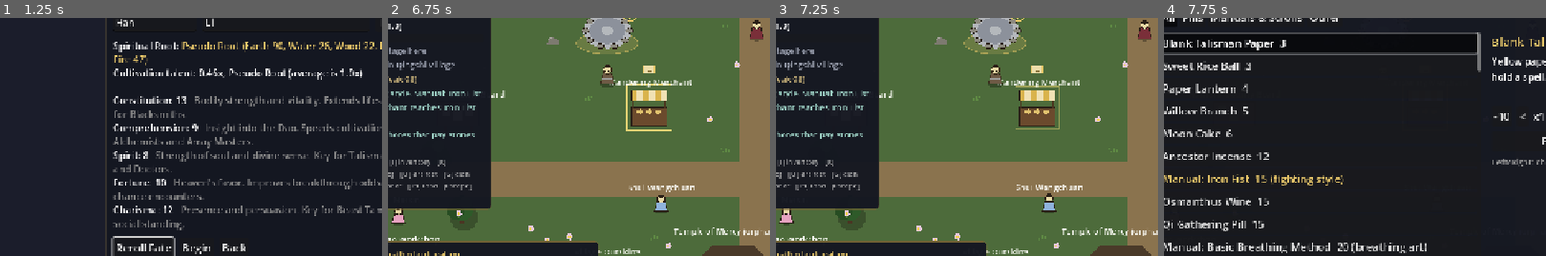
Above: before the commit, frames 1-4 (left to right).
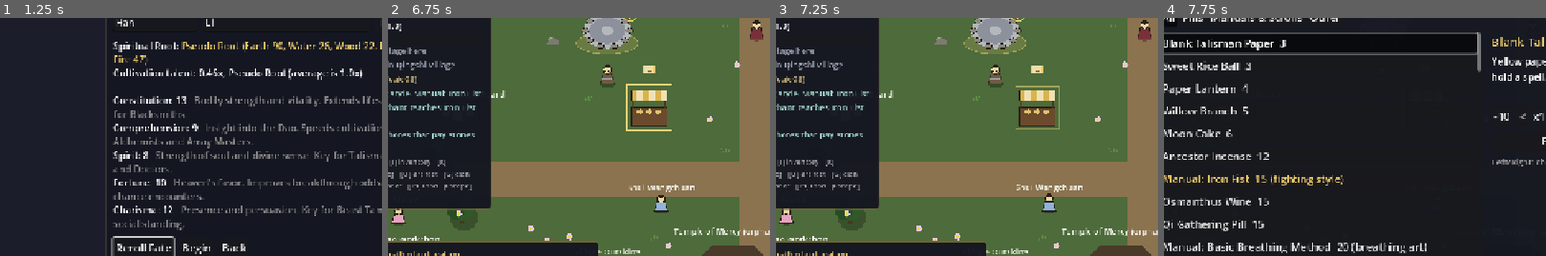
Above: after the commit, the same moments.

Repository: samridghimire/cultivation-game
Game: Godot game, scene res://src/ui/main_menu.tscn
Same seed, same stepped clock (60 frames per second), same inputs: the game is played once before the commit and once after it.
Inputs (mouse positions are % of the whole screen's width and height, from its top left):
- Up to frame 1 (1.25 s): click "New Game" at 0.5 s
- Up to frame 2 (6.75 s): click "Begin" at 1.25 s; click "Reach for it." at 2 s; click "Protect those who cannot prot…" at 2.75 s; click "What are you?" at 3.5 s; click "Why me?" at 4.25 s; click "What are you?" at 5 s; click "..." at 5.75 s; click "Set out." at 6.5 s
- Up to frame 3 (7.25 s): no input
- Up to frame 4 (7.75 s): tap Enter (ui_accept) at 7.25, 7.52 s; move the mouse to (72, 45) at 7.27 s; hold D (move_right) from 7.28 s (still down); hold E (interact) from 7.28 s (still down); click (72, 45) at 7.42 s
The pictures show only the part of the screen within x 14-64%, y 29-79%; the shares and areas given below are measured in that part.

Frame 1 is identical in both runs. In frame 2, 0.3% of the frame differs, in the area x 58-80%, y 26-30%; in frame 3, 0.3%; in frame 4, less than 0.1%.

Commit message:
[WU-176] The place label hides under the interact prompt
The current interact target no longer draws its own name label (the prompt names it). Interactable.label_visible(is_target, prompt_shown) is tested.

Follow-ups: none.

Co-Authored-By: Claude Sonnet 5.5 <noreply@anthropic.com>
Claude-Session: https://claude.ai/code/session_01Y41vPwqvbjHQYm6kZkKpkx

Diff:
--- a/src/world/interactables/interactable.gd
+++ b/src/world/interactables/interactable.gd
@@ -134,6 +134,13 @@
 		placed.append(rect)
 
 
+## The interact prompt already names the current target, so its own label is not drawn
+## (it sat under the player sprite and the prompt, WU-176). The HUD shows the prompt
+## whenever a target exists, so `highlighted` stands for both arguments.
+static func label_visible(is_target: bool, prompt_shown: bool) -> bool:
+	return not (is_target and prompt_shown)
+
+
 ## Shifts labels sideways so none sticks out past `bounds` (WU-160).
 static func clamp_labels(nodes: Array, bounds: Rect2, margin: float = 6.0) -> void:
 	for node: Interactable in nodes:
@@ -160,10 +167,11 @@
 	if highlighted:
 		var glow := 0.5 + 0.5 * sin(_pulse_time * 5.0)
 		draw_rect(Rect2(-size / 2.0, size).grow(6.0 + 2.0 * glow), Color(1.0, 0.9, 0.5, 0.45 + 0.4 * glow), false, 2.0)
-	var font := ThemeDB.fallback_font
-	var text := label_text()
-	var text_width := font.get_string_size(text, HORIZONTAL_ALIGNMENT_LEFT, -1, LABEL_FONT_SIZE).x
-	draw_string(font, Vector2(-text_width / 2.0, -size.y / 2.0 - 8.0) + label_offset, text, HORIZONTAL_ALIGNMENT_LEFT, -1, LABEL_FONT_SIZE, label_color())
+	if label_visible(highlighted, highlighted):
+		var font := ThemeDB.fallback_font
+		var text := label_text()
+		var text_width := font.get_string_size(text, HORIZONTAL_ALIGNMENT_LEFT, -1, LABEL_FONT_SIZE).x
+		draw_string(font, Vector2(-text_width / 2.0, -size.y / 2.0 - 8.0) + label_offset, text, HORIZONTAL_ALIGNMENT_LEFT, -1, LABEL_FONT_SIZE, label_color())
 	if anchor_id != "":
 		_draw_anchor_marker()
 
--- a/tests/unit/test_first_hour_labels.gd
+++ b/tests/unit/test_first_hour_labels.gd
@@ -117,3 +117,13 @@
 		Interactable.clamp_labels(nodes, bounds)
 		for n: Interactable in nodes:
 			assert_true(bounds.encloses(n.label_rect()), "%s: %s inside" % [region_id, n.display_name])
+
+
+func test_target_label_hidden_while_prompt_names_it() -> void:
+	assert_false(Interactable.label_visible(true, true))
+	assert_true(Interactable.label_visible(true, false))
+	assert_true(Interactable.label_visible(false, true))
+	assert_true(Interactable.label_visible(false, false))
+	var n := _npc("Lin", Vector2.ZERO)
+	n.highlighted = true
+	assert_false(Interactable.label_visible(n.highlighted, n.highlighted))
